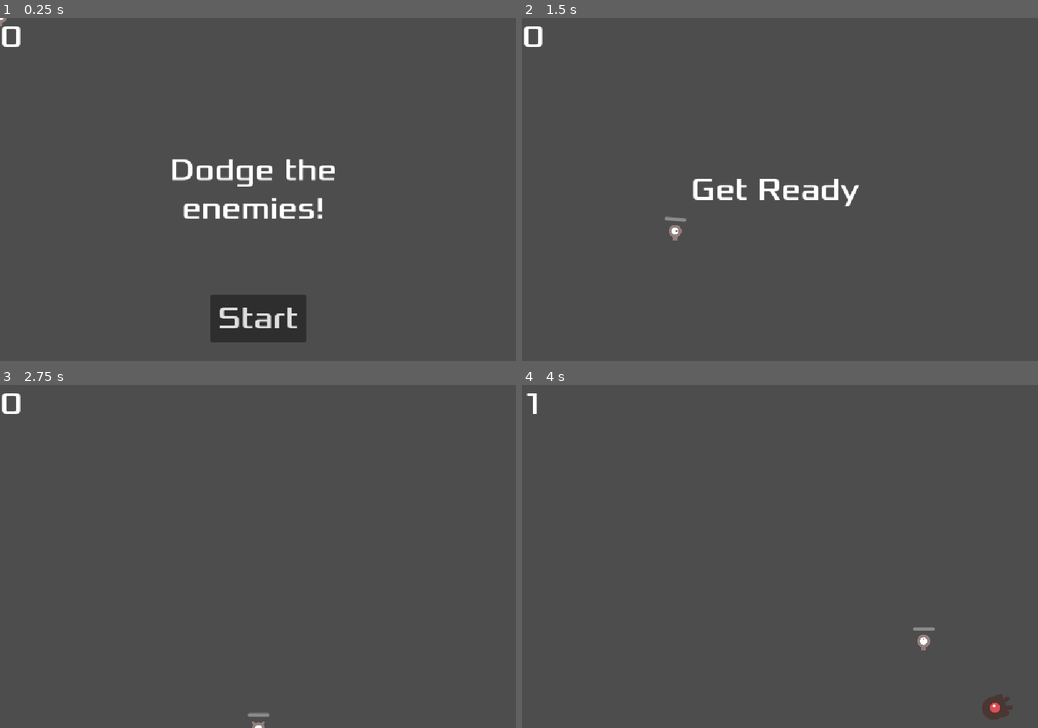
Above: before the commit, frames 1-4 (two rows, left to right).
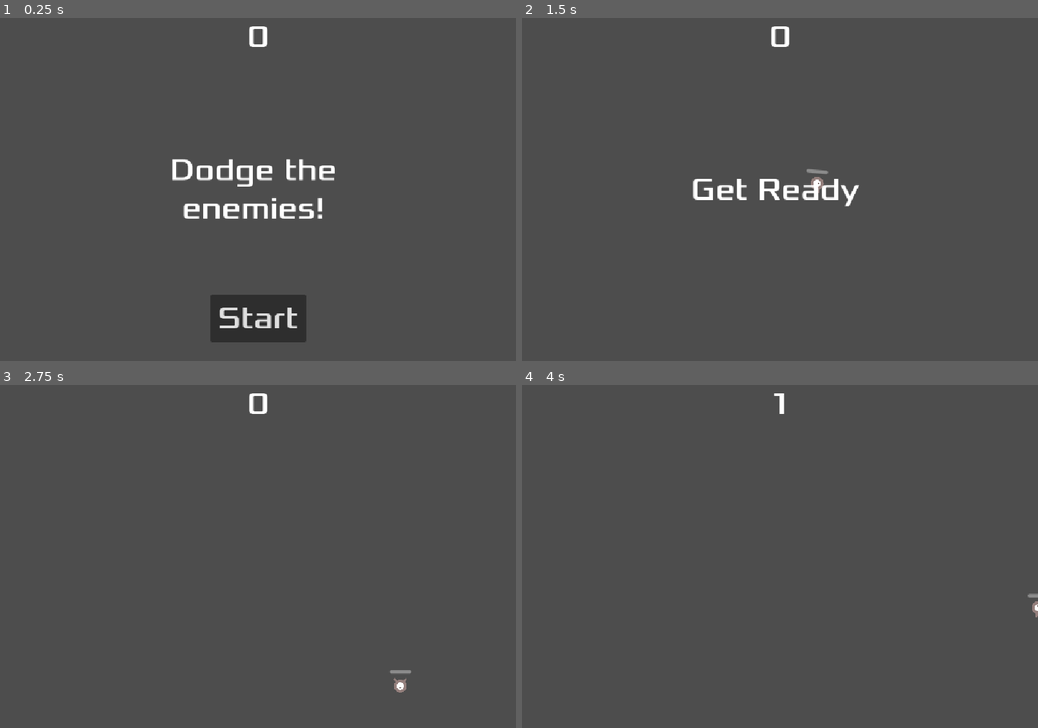
Above: after the commit, the same moments.

Repository: Maciekm1/game5
Game: Godot game, scene res://scenes/main.tscn
The game is run twice, just before and just after one commit, with the same random seed, the same clock (stepped at 60 frames per second) and the same inputs.
Inputs:
- Up to frame 1 (0.25 s): no input
- Up to frame 2 (1.5 s): click "Start" at 0.5 s; tap Enter at 1.25 s; hold D (move_right) from 1.28 s (still down); tap Y (heal) at 1.35 s
- Up to frame 3 (2.75 s): release D (move_right) at 2.03 s; hold S (move_down) from 2.03 s (still down); tap Y (heal) at 2.1 s
- Up to frame 4 (4 s): release S (move_down) at 2.78 s; hold D (move_right) 2.78-3.53 s; tap T (take_damage) at 2.85 s; tap Y (heal) at 3.05, 3.6 s; hold Up (move_up) from 3.53 s (still down)

The runs differ from the first frame. In frame 1, 0.3% of the frame differs, in the area x 0-52%, y 0-9%; in frame 2, 0.5%; in frame 3, 0.5%; in frame 4, 0.6%, in the area x 0-100%, y 2-98%.

Commit message:
game over fix

Diff:
--- a/scenes/Components/health_component.gd
+++ b/scenes/Components/health_component.gd
@@ -41,7 +41,8 @@
 func check_death():
 		if current_health == 0:
 			died.emit()
-			owner.queue_free()
+			#owner.queue_free()
+			owner.hide()
 
 func is_immune() -> bool:
 	if dash_component and dash_component.is_immune():
--- a/scenes/hud.tscn
+++ b/scenes/hud.tscn
@@ -7,10 +7,14 @@
 script = ExtResource("1_oo0fn")
 
 [node name="ScoreLabel" type="Label" parent="."]
-offset_right = 40.0
-offset_bottom = 23.0
+anchors_preset = 5
+anchor_left = 0.5
+anchor_right = 0.5
+offset_left = -22.5
+offset_right = 22.5
+offset_bottom = 78.0
+grow_horizontal = 2
 size_flags_horizontal = 4
-size_flags_vertical = 0
 theme_override_fonts/font = ExtResource("1_ahhtf")
 theme_override_font_sizes/font_size = 64
 text = "0"
--- a/scenes/main.gd
+++ b/scenes/main.gd
@@ -5,8 +5,8 @@
 
 
 func _on_player_hit() -> void:
-	#game_over()
-	pass
+	print('player hit')
+
 
 func game_over() -> void:
 	$ScoreTimer.stop()
@@ -18,6 +18,7 @@
 
 	score = 0
 	$Player.start($StartPosition.position)
+	$Player.reset_health()
 	$StartTimer.start()
 
 	$HUD.update_score(score)
@@ -63,3 +64,7 @@
 
 func _on_hud_start_game() -> void:
 	new_game() # Replace with function body.
+
+
+func _on_player_died() -> void:
+	game_over()
--- a/scenes/main.tscn
+++ b/scenes/main.tscn
@@ -27,7 +27,7 @@
 one_shot = true
 
 [node name="StartPosition" type="Marker2D" parent="."]
-position = Vector2(240, 450)
+position = Vector2(537, 350)
 
 [node name="MobPath" type="Path2D" parent="."]
 curve = SubResource("Curve2D_jyhfs")
@@ -36,6 +36,7 @@
 
 [node name="HUD" parent="." instance=ExtResource("4_jyhfs")]
 
+[connection signal="died" from="Player" to="." method="_on_player_died"]
 [connection signal="hit" from="Player" to="." method="_on_player_hit"]
 [connection signal="timeout" from="MobTimer" to="." method="_on_mob_timer_timeout"]
 [connection signal="timeout" from="ScoreTimer" to="." method="_on_score_timer_timeout"]
--- a/scenes/player.gd
+++ b/scenes/player.gd
@@ -6,9 +6,12 @@
 var screen_size
 
 signal hit
+signal died
 
 func _ready():
+	hide()
 	screen_size = get_viewport_rect().size
+	health_component.died.connect(on_player_died)
 
 func _process(delta: float) -> void:
 	var vel = Vector2.ZERO
@@ -59,3 +62,9 @@
 		body.die()
 	# Must be deferred as we can't change physics properties on a physics callback.
 	# $CollisionShape2D.set_deferred("disabled", true) # Replace with function body.
+
+func on_player_died():
+	died.emit()
+
+func reset_health():
+	health_component.heal(999)
